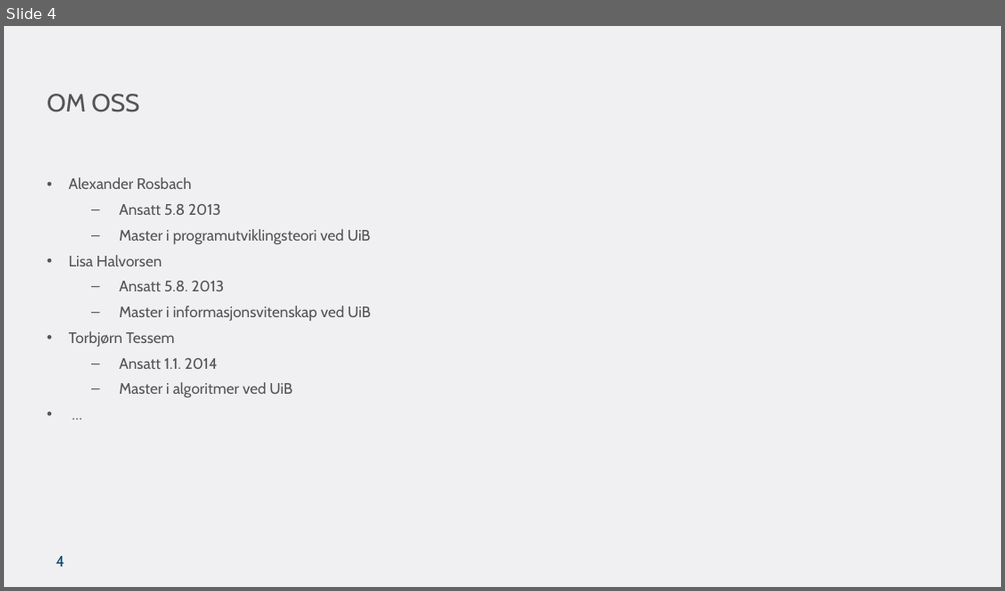
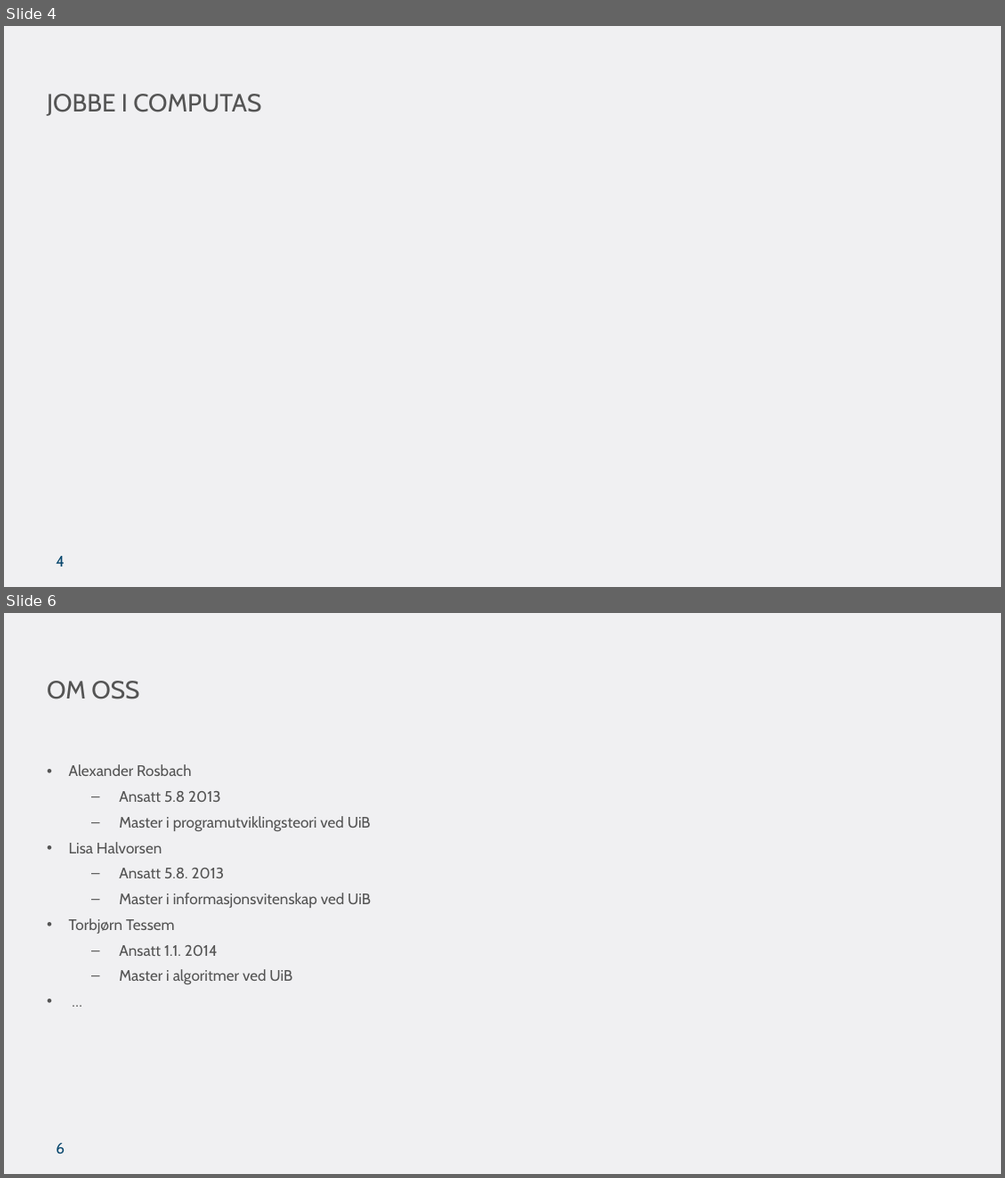
Before and after one commit to ttessem/SemWebKurs, a slide deck: SemWebKursUiB.pptx. Shown one above the other, each under a label of ours: slide 4 before the commit, slides 4 and 6 after it; the slides between them are not shown. The pictures are 1005x591 and 1005x1178 pixels, drawn with LibreOffice and Linux fonts; fonts in the diff are those of the drawing; background and template pictures are left out. Boxes give left, top, right and bottom in pixels: in the first picture for what was removed or moved away, otherwise in the second. Text is boxed around its words. In the diff, an @@ line names an element or a change of style, - is before the commit and + after.

```diff
--- a/SemWebKursUiB.pptx
+++ b/SemWebKursUiB.pptx
@@ slide 4 added at (4,26,1001,587), background #F0F0F2 @@
@@ title added at (47,94,261,116), 18 pt, text #545454 @@
+JOBBE I COMPUTAS
@@ page number added at (56,556,65,566), 11 pt, text #07466D @@
+4
@@ what was slide 4 is now slide 6 @@
@@ page number at (56,1143,65,1153): text changed @@
-4
+6
```
Also in this commit, not shown: 2 slides changed, 2 other slides added, 1 slide removed, 4 other files.
